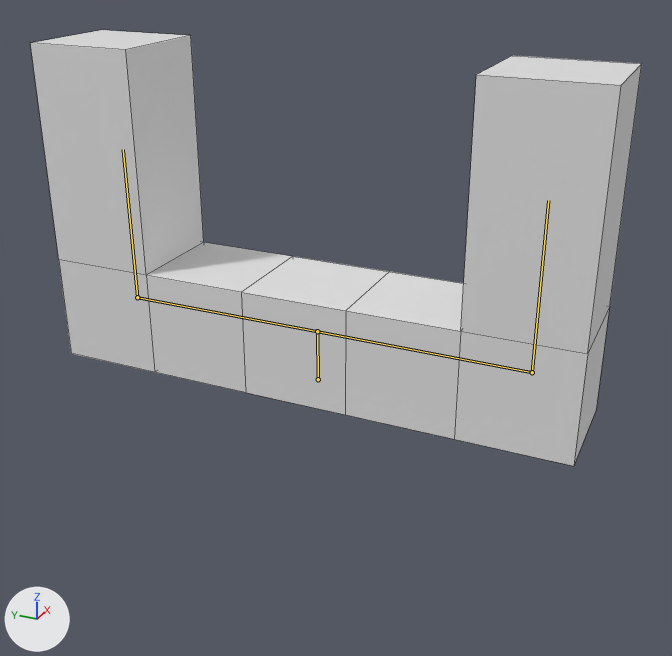
A saved change to the Blender file BlendFile.blend.
The view is the same before and after, from a 50 mm camera at (-14.14, -6.74, 7.22) aimed at (-1.9, -1.22, 1.1). Lighting does not change. The marker at lower left points along +X, +Y and +Z. The bones that bend it are drawn over the model as lines. Mesh edges are drawn as thin lines.
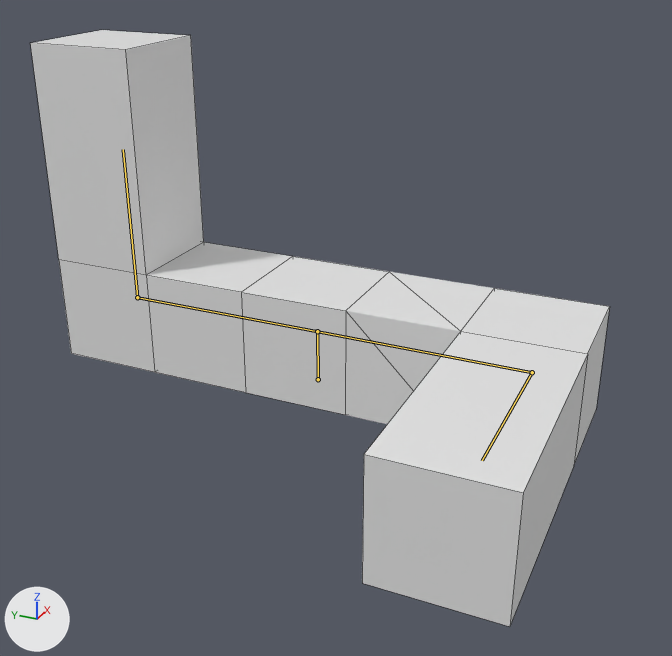
The newer file adds an action. The first version stands in its rest pose; the second is drawn at frame 60 of the action 'YnAction'.

The change, as a diff of the scene's bpy script:
```diff
--- a/BlendFile.blend.py
+++ b/BlendFile.blend.py
@@ bone_ynegative @@
 bone_ynegative = bpy.data.objects['Armature'].pose.bones['Ynegative']  # child of 'Ynpath'
-bone_ynegative.rotation_quaternion = (1.0, 0.0, 0.0, 0.0)  # degrees (0, 0, 0)
+bone_ynegative.rotation_quaternion = (0.707, 0.0, 0.0, 0.707)  # degrees (0, 0, 90)
```

What differs and where, as boxes [x1, y1, x2, y2] in the pictures (672 x 656 px):
'Cube', posed (37% taller): before [30, 30, 642, 466]; after [30, 30, 610, 626]
bone 'Ynegative', root to tip: before (532, 372) to (548, 200); after (532, 372) to (482, 460)
